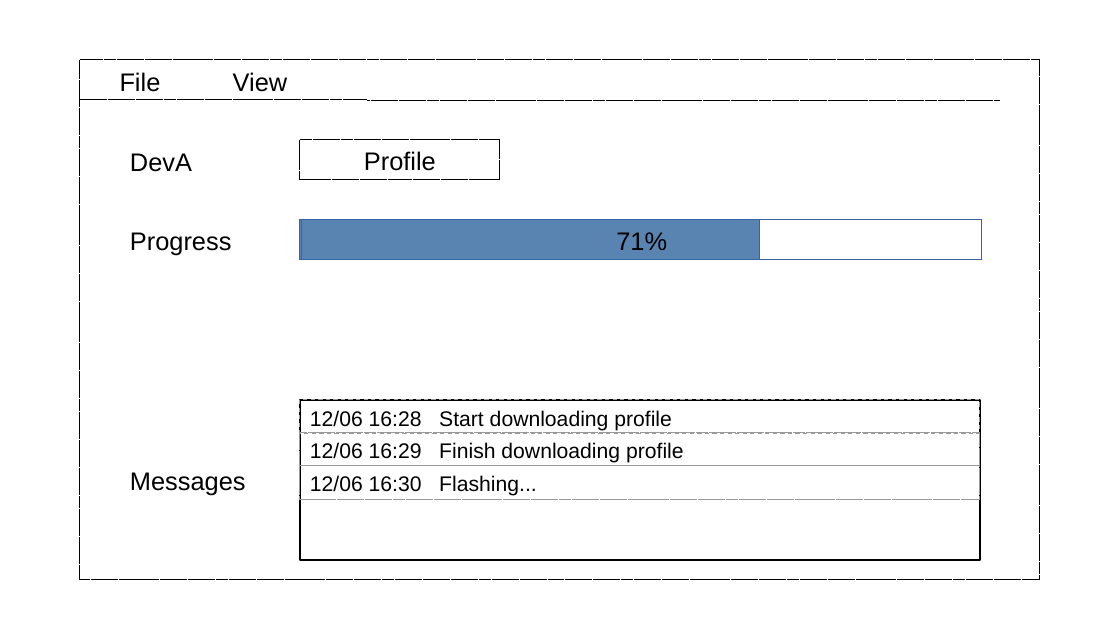
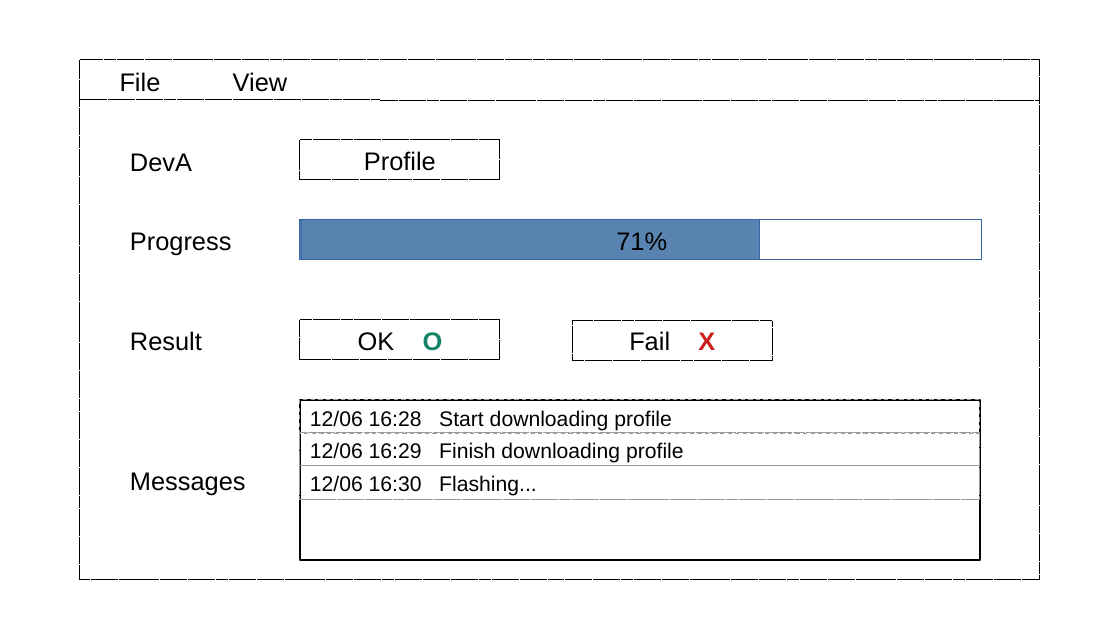
Before and after one commit to tomjpsun/obsidianVaults, a slide deck: slide 2 of DM9051A OTP 燒錄專案/Sketch.odp. Drawn at 1120x630 pixels with LibreOffice and Linux fonts; fonts in the diff are those of the drawing. Boxes give left, top, right and bottom in pixels: in the first picture for what was removed or moved away, otherwise in the second. Text is boxed around its words. In the diff, an @@ line names an element or a change of style, - is before the commit and + after.

```diff
--- a/DM9051A OTP 燒錄專案/Sketch.odp
+++ b/DM9051A OTP 燒錄專案/Sketch.odp
@@ line moved from (80, 100) - (1000, 100) to (80, 100) - (1041, 100) @@
@@ rectangle added at (300,320,500,360), outline #000000 0 pt dashed, 18 pt, text #000000 @@
+OK O
@@ rectangle added at (572,321,772,361), outline #000000 0 pt dashed, 18 pt, text #000000 @@
+Fail X
@@ text added at (130,331,202,351), 18 pt, text #000000 @@
+Result
```
Also in this commit, not shown: 1 other file.
